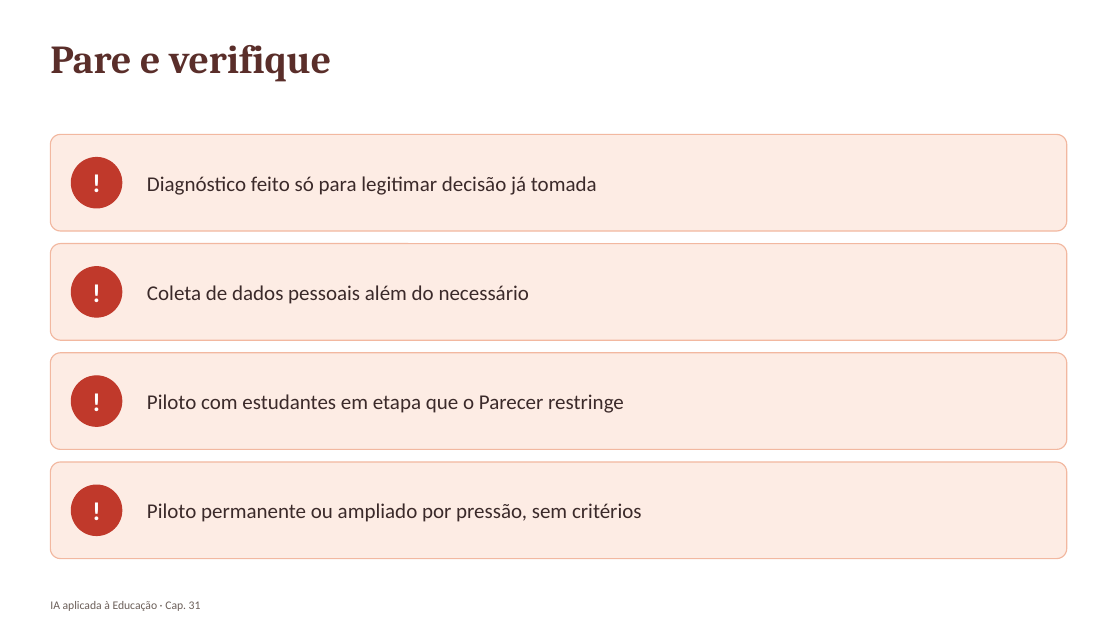
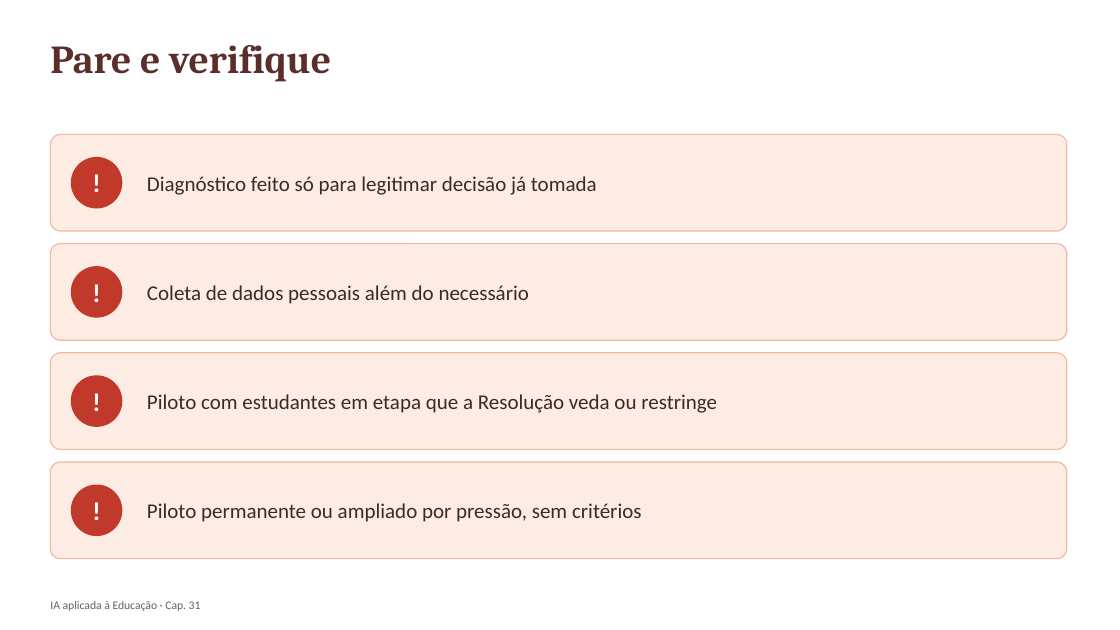
Before and after one commit to arakenmedeiros/claude, a slide deck: slide 21 of livro_ia_educacao/saida/pptx/Cap31_slides.pptx. Drawn at 1120x630 pixels with LibreOffice and Linux fonts; fonts in the diff are those of the drawing. Boxes give left, top, right and bottom in pixels: in the first picture for what was removed or moved away, otherwise in the second. Text is boxed around its words. In the diff, an @@ line names an element or a change of style, - is before the commit and + after.

```diff
--- a/livro_ia_educacao/saida/pptx/Cap31_slides.pptx
+++ b/livro_ia_educacao/saida/pptx/Cap31_slides.pptx
@@ text at (x1=147, y1=394, x2=717, y2=413): text changed @@
-Piloto com estudantes em etapa que o Parecer restringe
+Piloto com estudantes em etapa que a Resolução veda ou restringe
```
Also in this commit, not shown: 1 other slide changed, 9 other files.
